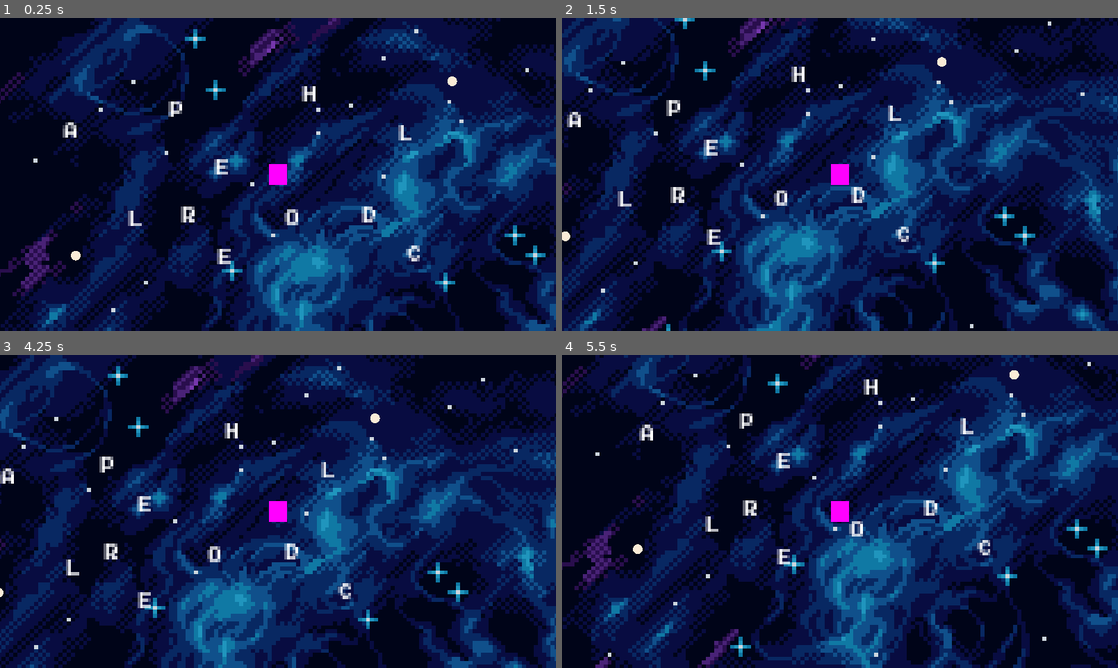
Above: before the commit, frames 1-4 (two rows, left to right).
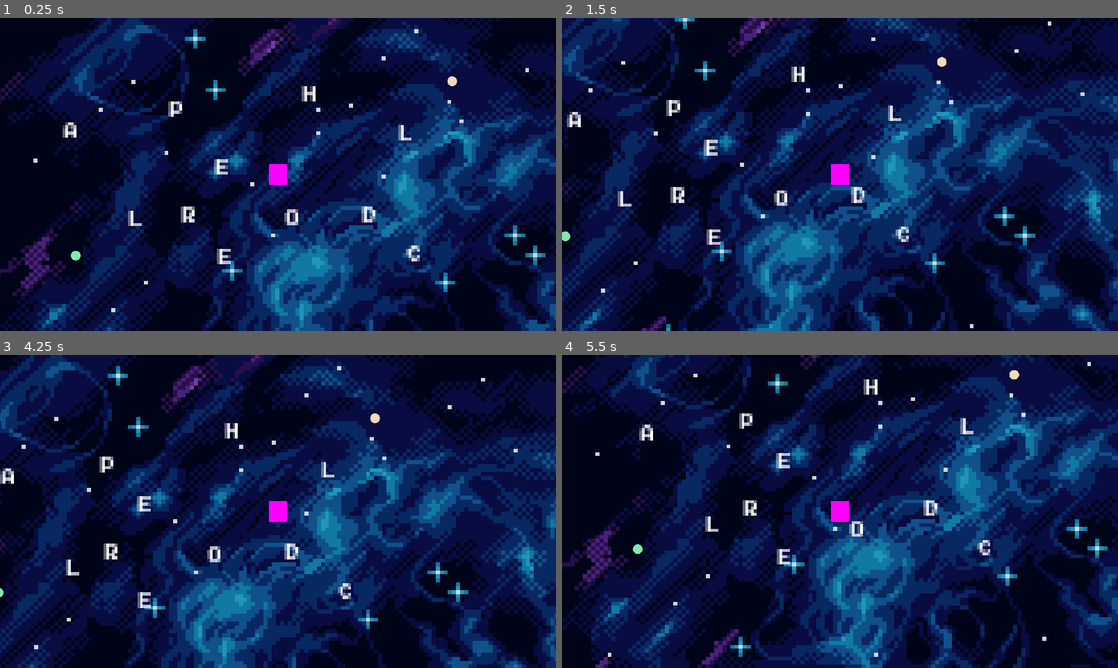
Above: after the commit, the same moments.

Repository: M-a-b-e-l/CISC2540---2D-Game-group-6
Game: Godot game, scene res://Scenes/Minigame3/MiniGame3.tscn
The game is run twice, just before and just after one commit, with the same random seed, the same clock (stepped at 60 frames per second) and the same inputs. This scene is started directly instead of the project's main scene.
Inputs (mouse positions are in pixels of both pictures, inside the frame that each line leads up to):
- Up to frame 1 (0.25 s): no input
- Up to frame 2 (1.5 s): tap Enter at 0.5 s; move the mouse to (634, 130) at 0.52 s; hold Right (ui_right) 0.53-1.28 s; click (634, 130) at 0.6 s; move the mouse to (667, 108) at 1.27 s; hold Down (ui_down) from 1.28 s (still down); click (667, 108) at 1.35 s
- Up to frame 3 (4.25 s): move the mouse to (61, 486) at 2.02 s; release Down (ui_down) at 2.03 s; hold Right (ui_right) 2.03-2.78 s; click (61, 486) at 2.1 s; move the mouse to (272, 517) at 2.77 s; hold Up (ui_up) 2.78-3.53 s; click (272, 517) at 2.85 s; move the mouse to (77, 589) at 3.52 s; hold Left (ui_left) from 3.53 s (still down); click (77, 589) at 3.6 s
- Up to frame 4 (5.5 s): move the mouse to (795, 430) at 4.27 s; click (795, 430) at 4.35 s; move the mouse to (851, 555) at 5.02 s; release Left (ui_left) at 5.03 s; hold Down (ui_down) from 5.03 s (still down); click (851, 555) at 5.1 s

The runs differ from the first frame. In frame 1, less than 0.1% of the frame differs, in the area x 12-83%, y 18-78%; in frame 2, less than 0.1%; in frame 3, less than 0.1%; in frame 4, less than 0.1%.

Commit message:
Adding rest_nodes

Diff:
--- a/group_6_2d_game/Scenes/Minigame3/Letters/letters.gd
+++ b/group_6_2d_game/Scenes/Minigame3/Letters/letters.gd
@@ -1,6 +1,13 @@
 extends Area2D
 
 var selected = false
+var rest_point
+var rest_nodes = []
+
+func _ready():
+	rest_nodes = get_tree().get_nodes_in_group("droppable")
+	rest_point = rest_nodes[0].global_position
+	rest_nodes[0].select()
 
 func _on_input_event(viewport: Node, event: InputEvent, shape_idx: int):
 	if Input.is_action_just_pressed("click"):
--- a/group_6_2d_game/Scenes/Minigame3/drop.gd
+++ b/group_6_2d_game/Scenes/Minigame3/drop.gd
@@ -11,7 +11,7 @@
 	modulate = Color.AQUAMARINE
 
 func deselect():
-	modulate = Color.WHITE
+	modulate = Color.ANTIQUE_WHITE
 
 
 #var selected = false
